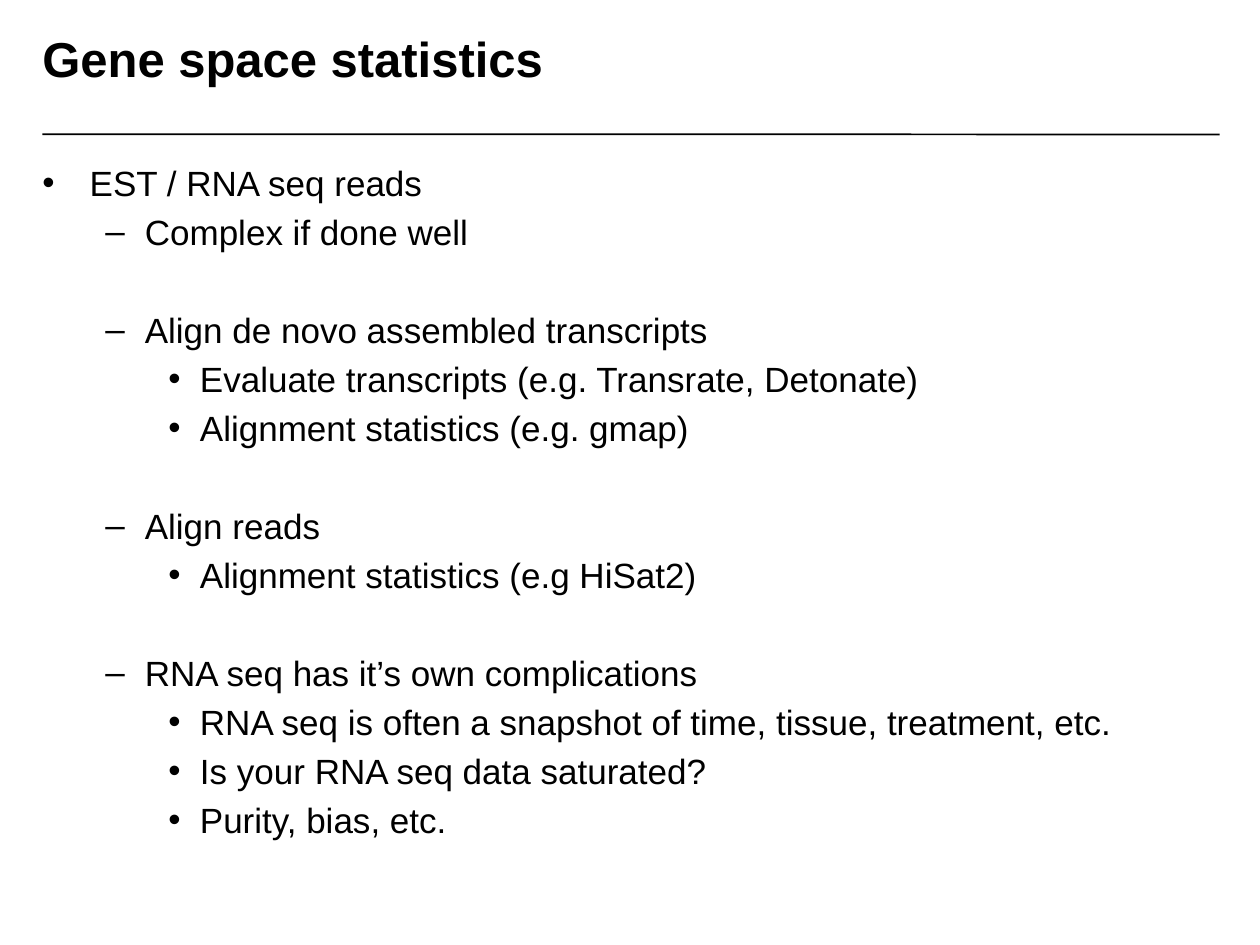
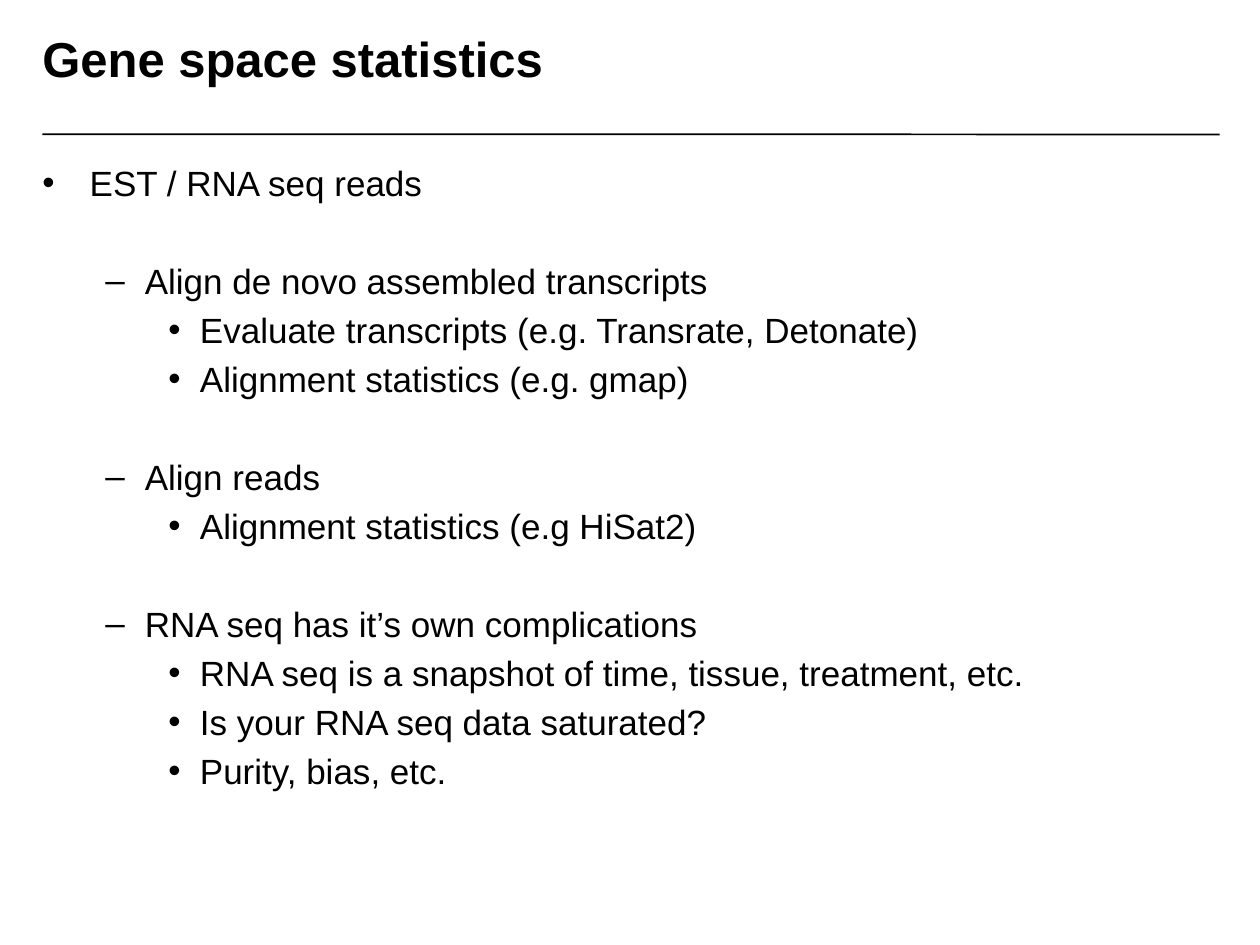
Before and after one commit to NBISweden/workshop-genome_assembly, a slide deck: slide 6 of slides/Assembly_Validation_3.pptx. Drawn at 1260x945 pixels with LibreOffice and Linux fonts; fonts in the diff are those of the drawing; background and template pictures are left out. Boxes give left, top, right and bottom in pixels: in the first picture for what was removed or moved away, otherwise in the second. Text is boxed around its words. In the diff, an @@ line names an element or a change of style, - is before the commit and + after.

```diff
--- a/slides/Assembly_Validation_3.pptx
+++ b/slides/Assembly_Validation_3.pptx
@@ text at (145,219,468,252): paragraph removed @@
-  – Complex if done well
@@ text at (200,660,1023,693): text changed @@
-    • RNA seq is often a snapshot of time, tissue, treatment, etc.
+    • RNA seq is a snapshot of time, tissue, treatment, etc.
```
Also in this commit, not shown: 4 other files.
